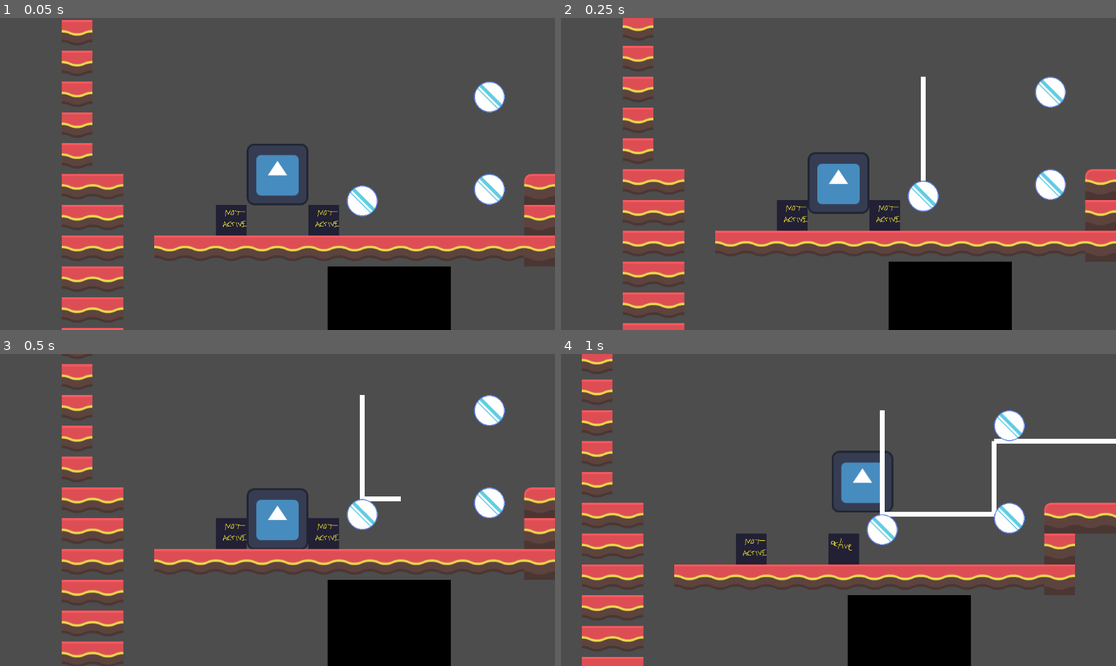
Above: before the commit, frames 1-4 (two rows, left to right).
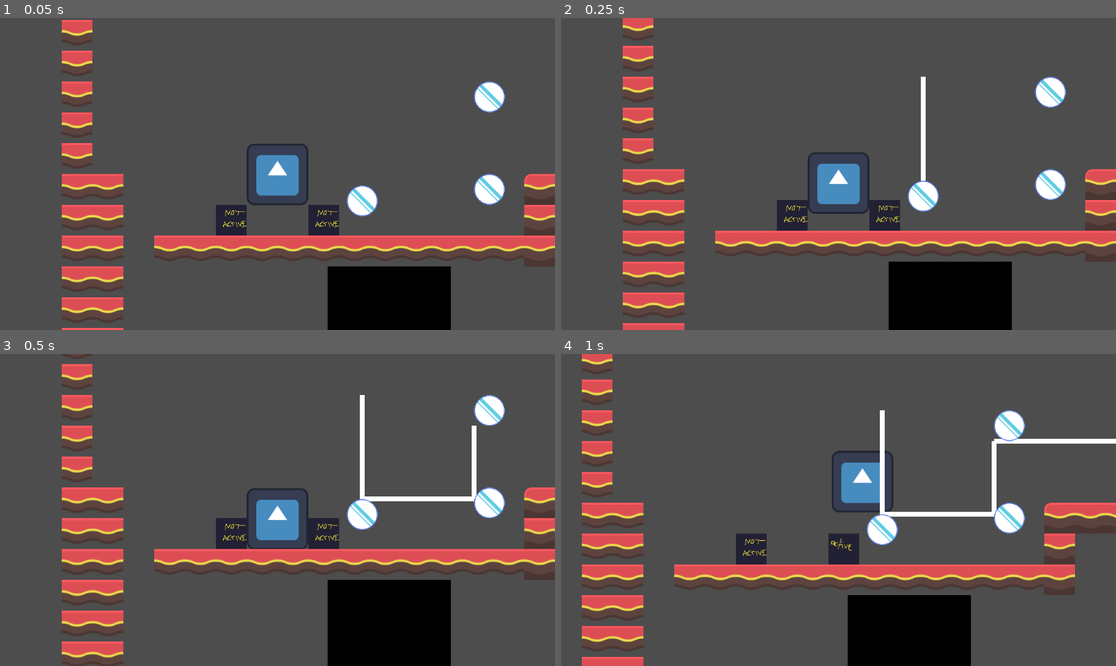
Above: after the commit, the same moments.

Repository: Jo-Meer/ldjam56
Game: Godot game, scene res://test_ntimi.tscn
Two runs of this game, one before a commit and one after it. Both use one fixed random seed, a clock stepped at 60 frames per second and the inputs below. This scene is started directly instead of the project's main scene. The engine's default icon, where the game draws it, is replaced by a stand-in: a white triangle on a blue panel in a dark square.
Inputs:
- Up to frame 1 (0.05 s): no input
- Up to frame 2 (0.25 s): no input
- Up to frame 3 (0.5 s): no input
- Up to frame 4 (1 s): hold D (move_right) from 0.53 s (still down); tap R (split) at 0.6 s; tap Space (jump) at 0.77 s

Frames 1-2 are identical in both runs. In frame 3, 0.4% of the frame differs, in the area x 72-86%, y 22-48%; in frame 4, nothing differs.
Error after the commit: Cannot call method 'set_deferred' on a null value. (res://objects/scripts/door.gd:27)

Commit message:
add tool support for door

Diff:
--- a/objects/Door.tscn
+++ b/objects/Door.tscn
@@ -1,14 +1,7 @@
-[gd_scene load_steps=3 format=3 uid="uid://cmrpjxtuy1cgk"]
+[gd_scene load_steps=2 format=3 uid="uid://cmrpjxtuy1cgk"]
 
 [ext_resource type="Script" path="res://objects/scripts/door.gd" id="1_ivrwk"]
 
-[sub_resource type="RectangleShape2D" id="RectangleShape2D_87qxw"]
-size = Vector2(128, 320)
-
-[node name="Door" type="StaticBody2D"]
+[node name="Door" type="StaticBody2D" groups=["activatable"]]
 collision_mask = 3
 script = ExtResource("1_ivrwk")
-
-[node name="CollisionShape2D" type="CollisionShape2D" parent="."]
-position = Vector2(0, -160)
-shape = SubResource("RectangleShape2D_87qxw")
--- a/objects/scripts/door.gd
+++ b/objects/scripts/door.gd
@@ -1,15 +1,30 @@
+@tool
 extends StaticBody2D
 
 # implements activatable
+signal activated
+signal deactivated
 
 @export var is_active:bool = false;
-@onready var coll_shape = $CollisionShape2D;
+@onready var coll_shape: CollisionShape2D = $CollisionShape2D;
 
-func _ready():
-	if is_active:
-		coll_shape.set_deferred("disabled", true);
+func _ready() -> void:
+	if Engine.is_editor_hint():
+		if coll_shape == null:
+			coll_shape = CollisionShape2D.new();
+			coll_shape.shape = RectangleShape2D.new();
+			coll_shape.shape.size = Vector2(64, 64);
+			coll_shape.name = "CollisionShape2D";
+			coll_shape.position = Vector2(32, 32);
+			add_child(coll_shape);
+			# The line below is required to make the node visible in the Scene tree dock
+			# and persist changes made by the tool script to the saved scene file.
+			coll_shape.owner = get_tree().edited_scene_root
 	else:
-		coll_shape.set_deferred("disabled", false);
+		if is_active:
+			coll_shape.set_deferred("disabled", true);
+		else:
+			coll_shape.set_deferred("disabled", false);
 
 
 func activate():
@@ -17,13 +32,14 @@
 		return
 	is_active = true;
 	coll_shape.set_deferred("disabled", true);
-
+	activated.emit()
 
 func deactivate():
 	if not is_active:
 		return
 	is_active = false;
 	coll_shape.set_deferred("disabled", false);
+	deactivated.emit()
 
 
 func toggle():
